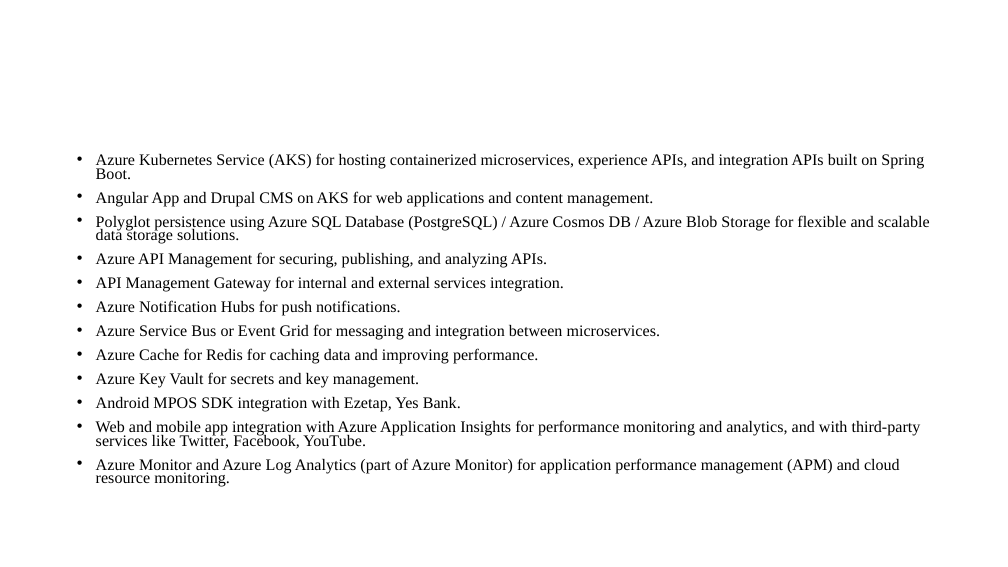
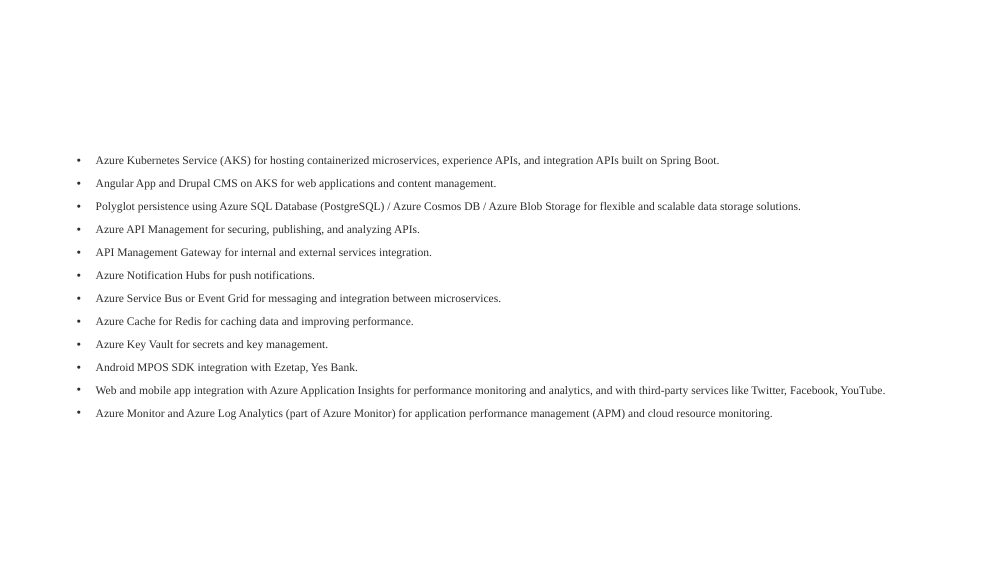
Before and after one commit to itsmeneeraj/alpha, a slide deck: slide 7 of Study - Note.pptx (slide 8 before the commit). Drawn at 1008x567 pixels with LibreOffice and Linux fonts; fonts in the diff are those of the drawing. Boxes give left, top, right and bottom in pixels: in the first picture for what was removed or moved away, otherwise in the second. Text is boxed around its words. In the diff, an @@ line names an element or a change of style, - is before the commit and + after.

```diff
--- a/Study - Note.pptx
+++ b/Study - Note.pptx
@@ text "Azure Kubernetes Service (AKS) for ..." at (x1=96, y1=156, x2=885, y2=420): size 15.3 to 11 pt, text colour #000000 to #2E2E2E; line spacing 0.7 to 0.9 @@
```
Also in this commit, not shown: 5 other slides changed, 1 slide added, 5 slides removed.
